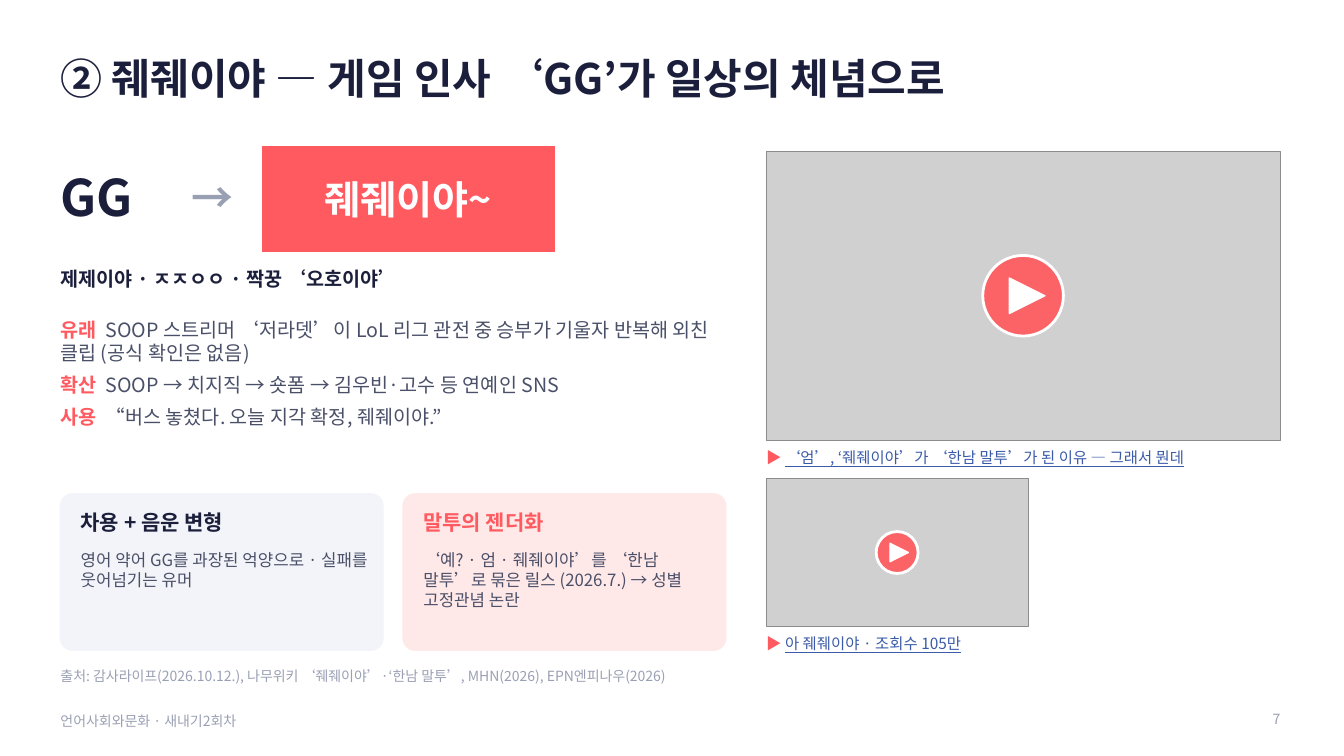
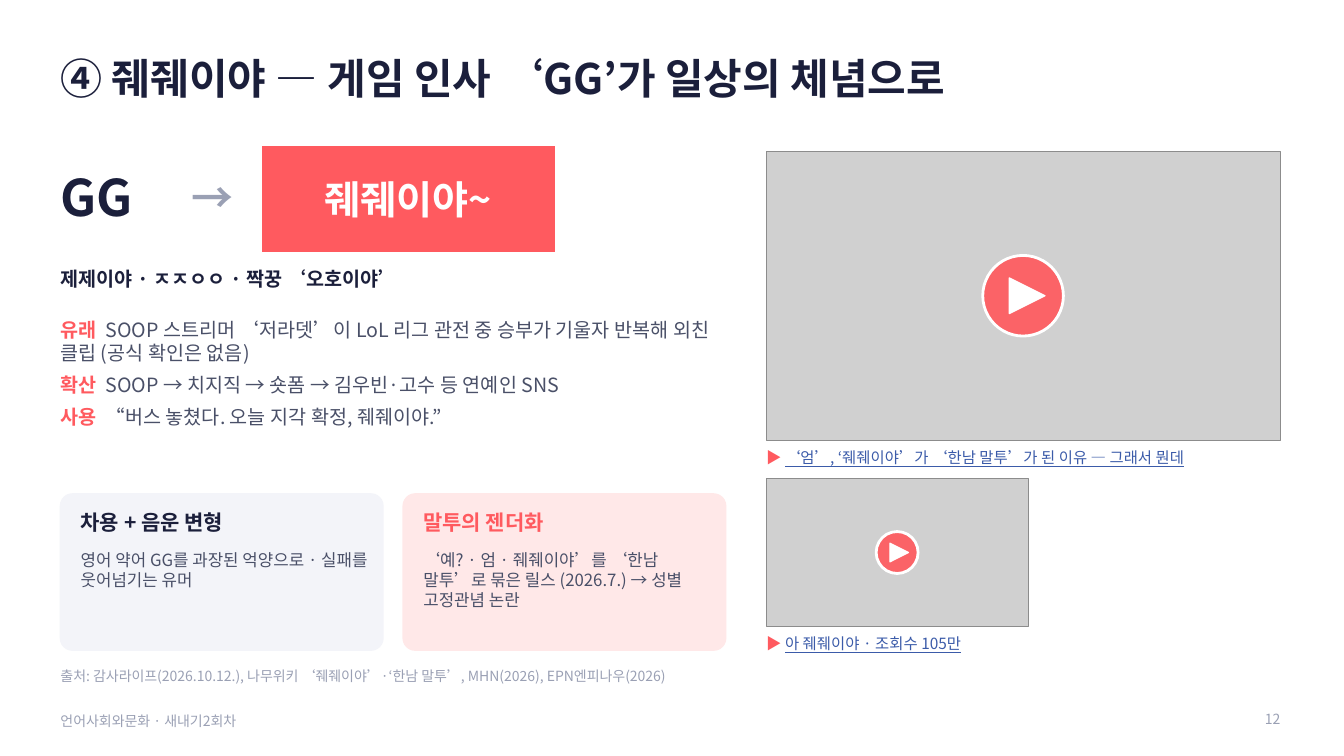
Before and after one commit to junseok7-cpu/hello, a slide deck: slide 12 of report/언어사회와문화_발표_새내기2회차.pptx (slide 7 before the commit). Drawn at 1344x756 pixels with LibreOffice and Linux fonts; fonts in the diff are those of the drawing; grey boxes stand for pictures. Boxes give left, top, right and bottom in pixels: in the first picture for what was removed or moved away, otherwise in the second. Text is boxed around its words. In the diff, an @@ line names an element or a change of style, - is before the commit and + after.

```diff
--- a/report/언어사회와문화_발표_새내기2회차.pptx
+++ b/report/언어사회와문화_발표_새내기2회차.pptx
@@ title at [60, 58, 945, 98]: text changed @@
-② 줴줴이야 — 게임 인사 ‘GG’가 일상의 체념으로
+④ 줴줴이야 — 게임 인사 ‘GG’가 일상의 체념으로
@@ page number at [1265, 714, 1281, 724]: text changed @@
-7
+12
```
Also in this commit, not shown: 14 other slides changed, 4 slides added, 3 other files.
